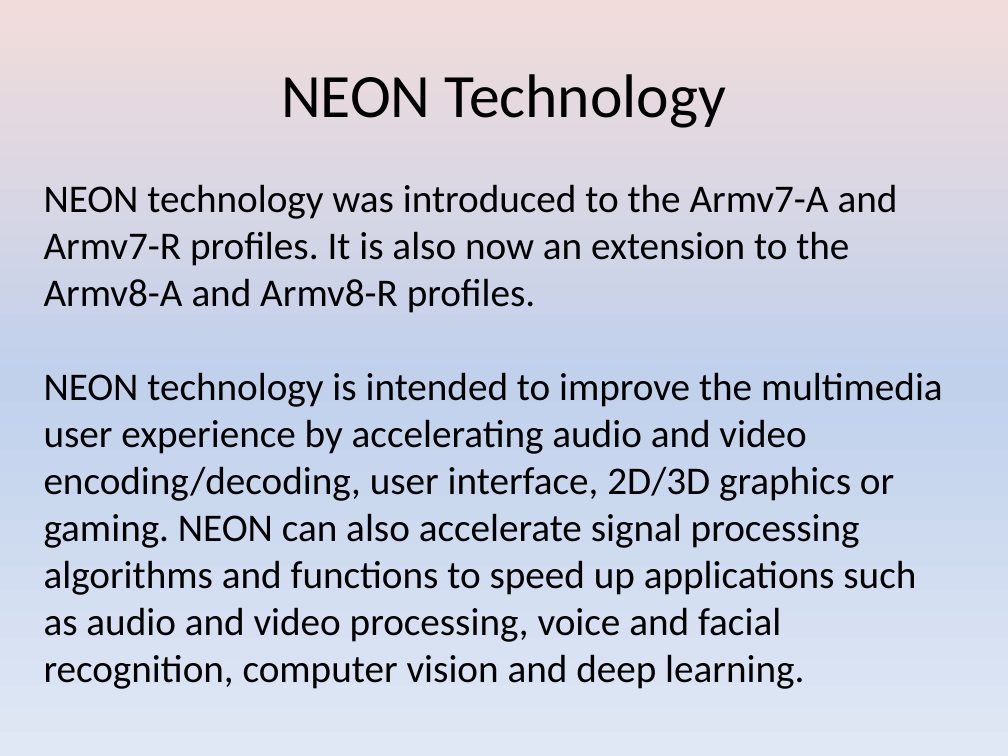
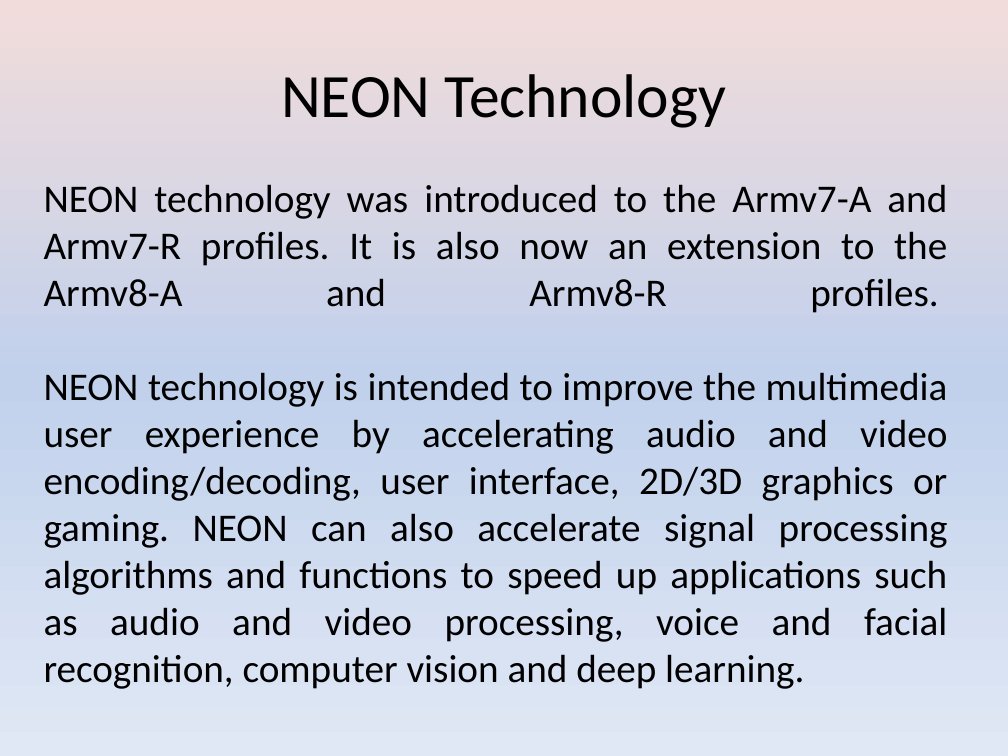
Before and after one commit to girishsukukumar/ARM-Architecture, a slide deck: slide 14 of 14.ARMV8Arch.pptx (slide 9 before the commit). Drawn at 1008x756 pixels with LibreOffice and Linux fonts; fonts in the diff are those of the drawing. Boxes give left, top, right and bottom in pixels: in the first picture for what was removed or moved away, otherwise in the second. Text is boxed around its words. In the diff, an @@ line names an element or a change of style, - is before the commit and + after.

```diff
--- a/14.ARMV8Arch.pptx
+++ b/14.ARMV8Arch.pptx
@@ text "NEON technology was introduced to ..." at (44,184,948,689): alignment left to justified @@
```
Also in this commit, not shown: 6 other slides changed, 38 slides added.
